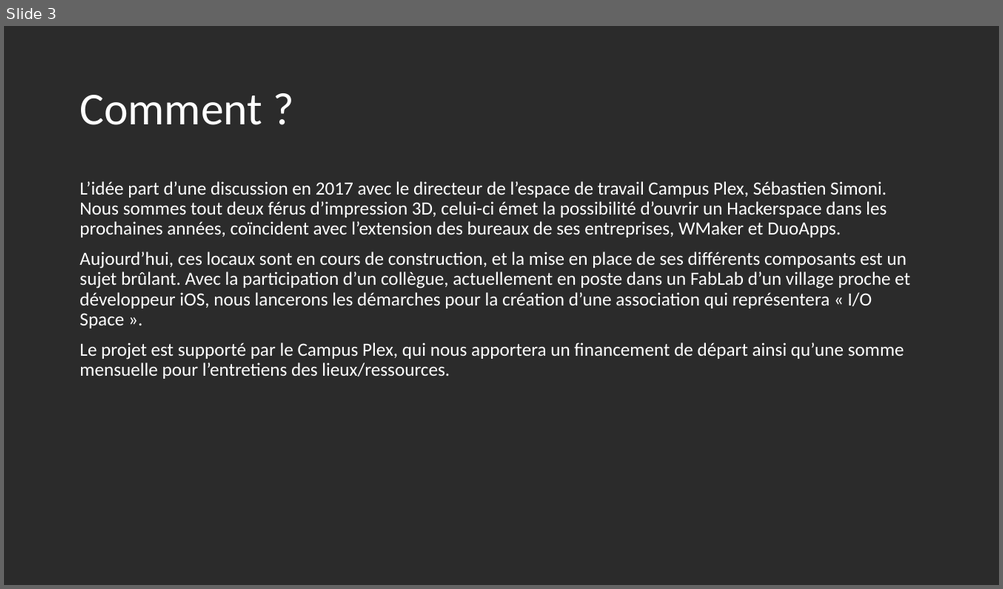
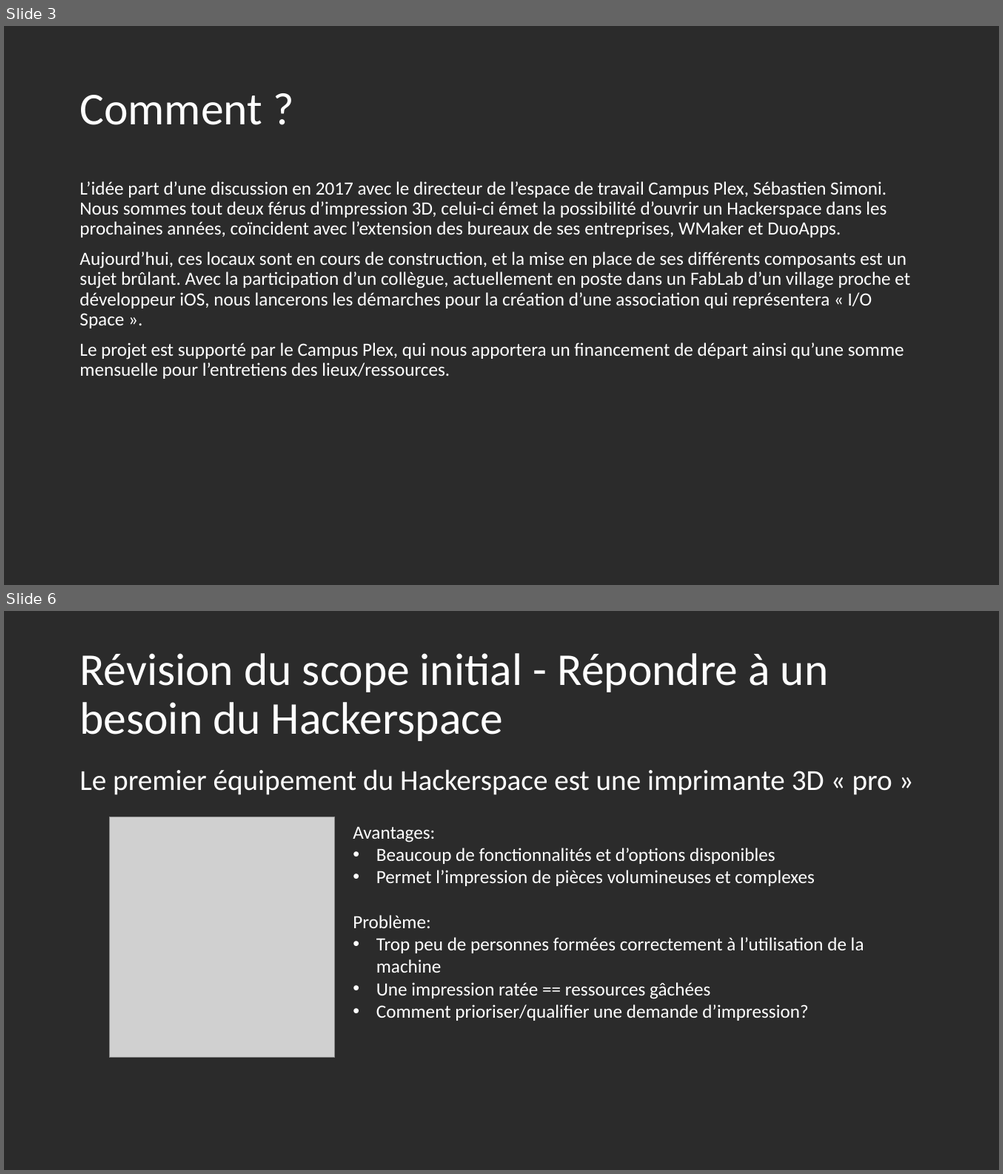
Before and after one commit to Kyalma/print_request, a slide deck: io_space.pptx. Shown one above the other, each under a label of ours: slide 3 before the commit, slides 3 and 6 after it; the slides between them are not shown. The pictures are 1003x589 and 1003x1174 pixels, drawn with LibreOffice and Linux fonts; fonts in the diff are those of the drawing; grey boxes stand for pictures; background and template pictures are left out; a plain dark background stands for a picture behind light text. Boxes give left, top, right and bottom in pixels: in the first picture for what was removed or moved away, otherwise in the second. Text is boxed around its words. In the diff, an @@ line names an element or a change of style, - is before the commit and + after.

Commit message:
review scope

```diff
--- a/io_space.pptx
+++ b/io_space.pptx
@@ slide 6 added at <box>4,611,999,1170</box>, background picture (left out) @@
@@ title added at <box>79,653,828,741</box>, 44 pt, text #FFFFFF @@
+Révision du scope initial - Répondre à un besoin du Hackerspace
@@ text added at <box>79,769,892,795</box>, 28 pt, text #FFFFFF @@
+Le premier équipement du Hackerspace est une imprimante 3D « pro »
@@ picture added at <box>109,817,335,1058</box> @@
@@ text added at <box>353,827,864,1021</box>, 18 pt, text #FFFFFF @@
+Avantages:
+• Beaucoup de fonctionnalités et d’options disponibles
+• Permet l’impression de pièces volumineuses et complexes
+Problème:
+• Trop peu de personnes formées correctement à l’utilisation de la machine
+• Une impression ratée == ressources gâchées
+• Comment prioriser/qualifier une demande d’impression?
```
Also in this commit, not shown: 2 slides changed, 4 other slides added, 1 other file.
